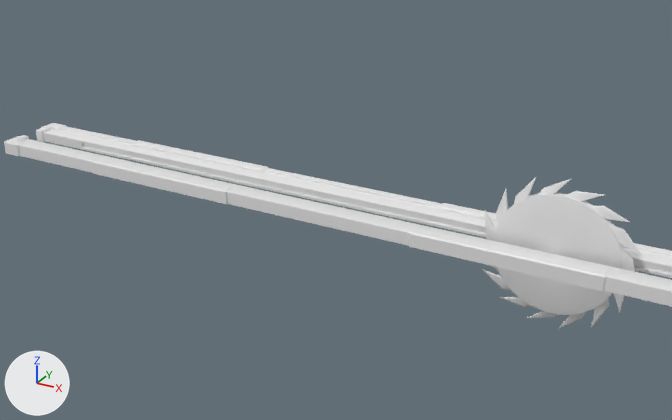
An edit to the FBX model Assets/_3DModels/Traps/scie_low.fbx, drawn before and after from the same camera.
Before and after are seen from a 50 mm lens placed at (3.01, -5.43, 2.72), pointed at (-0.06, 0.15, -0.07). Arrows for +X, +Y and +Z are at lower left; the lights stay in place. Both versions are drawn at frame 61 of the action 'Take 001'; the numbers are the values there.

The first picture shows 'scie', 'support_scie'.
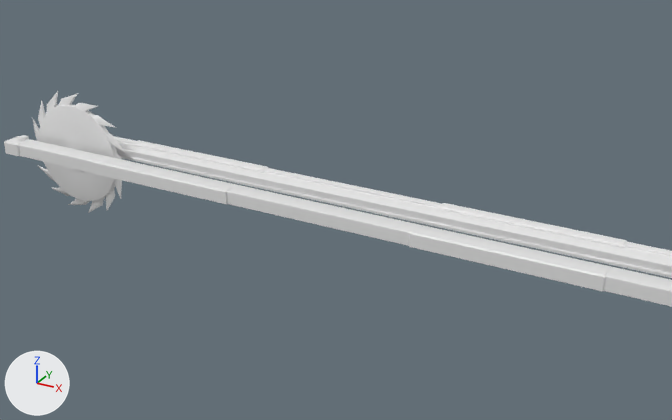
The edits, one by one:
Object 'scie' (ob_scie) moves from (1.65, 0.0, 0.037) to (-2.46, 0.0, 0.0).
Object 'scie' (ob_scie) turns from (90, 117, 0) to (90, 0, 0) degrees about x, y and z.

Where the change shows, as pixel boxes [x1, y1, x2, y2] in the pictures (672 x 420 px):
'scie', moved, turned: before [482, 176, 642, 329]; after [32, 91, 126, 213]
